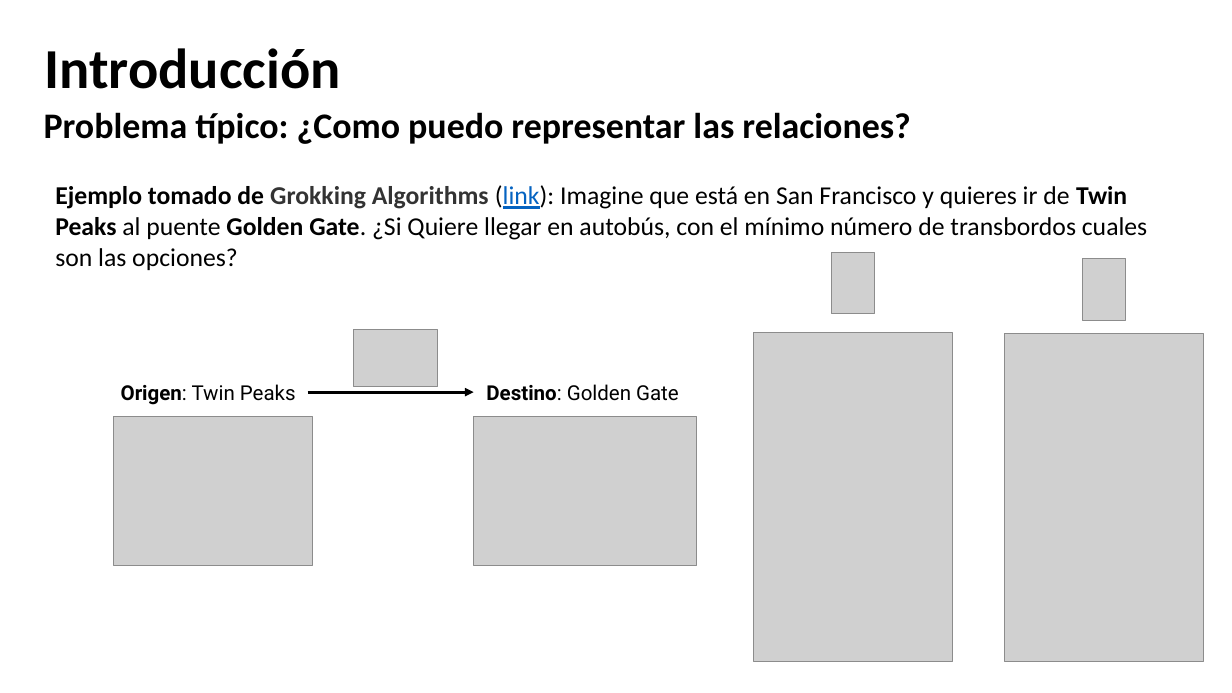
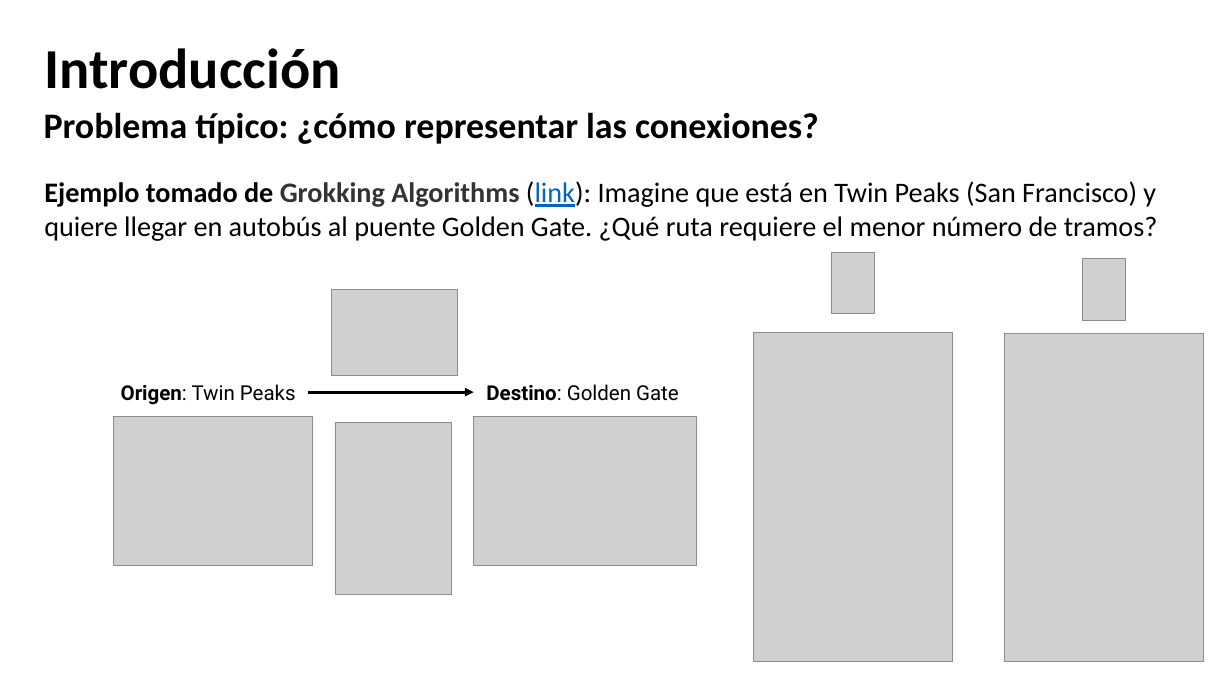
Before and after one commit to discretas1-udea/apuntes_clases_2026-2, a slide deck: slide 6 of clase-15/apuntes_clase15.pptx. Drawn at 1232x693 pixels with LibreOffice and Linux fonts; fonts in the diff are those of the drawing; grey boxes stand for pictures. Boxes give left, top, right and bottom in pixels: in the first picture for what was removed or moved away, otherwise in the second. Text is boxed around its words. In the diff, an @@ line names an element or a change of style, - is before the commit and + after.

```diff
--- a/clase-15/apuntes_clase15.pptx
+++ b/clase-15/apuntes_clase15.pptx
@@ text at (44,112,819,144): text changed @@
-Problema típico: ¿Como puedo representar las relaciones?
+Problema típico: ¿cómo representar las conexiones?
@@ text at (44,181,1158,241): text changed; size 20 to 22 pt @@
-Ejemplo tomado de Grokking Algorithms (link): Imagine que está en San Francisco y quieres ir de Twin Peaks al puente Golden Gate. ¿Si Quiere llegar en autobús, con el mínimo número de transbordos cuales son las opciones?
+Ejemplo tomado de Grokking Algorithms (link): Imagine que está en Twin Peaks (San Francisco) y quiere llegar en autobús al puente Golden Gate. ¿Qué ruta requiere el menor número de tramos?
@@ picture: place and size @@
-picture at (354,330,438,387)
+picture at (332,290,458,376)
@@ picture added at (335,422,452,594) @@
```
Also in this commit, not shown: 27 other slides changed, 5 slides added, 5 slides removed, 5 other files.
